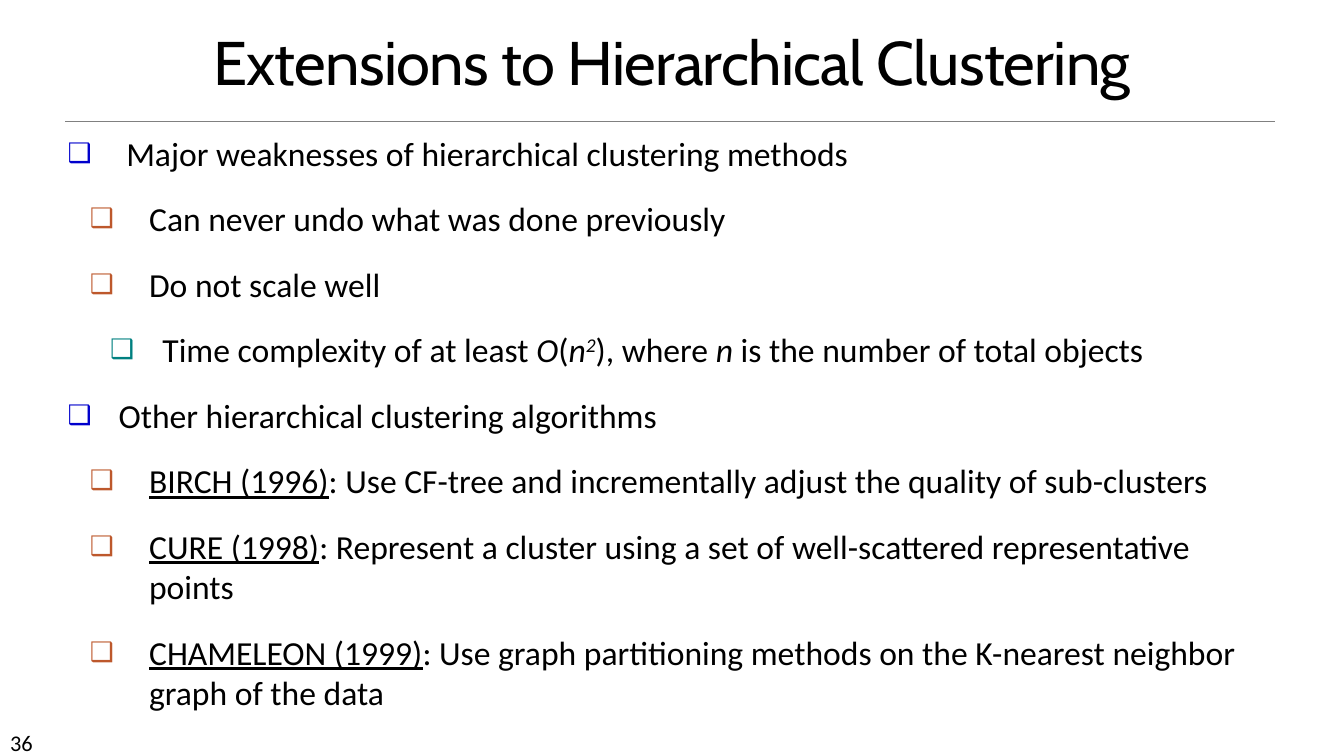
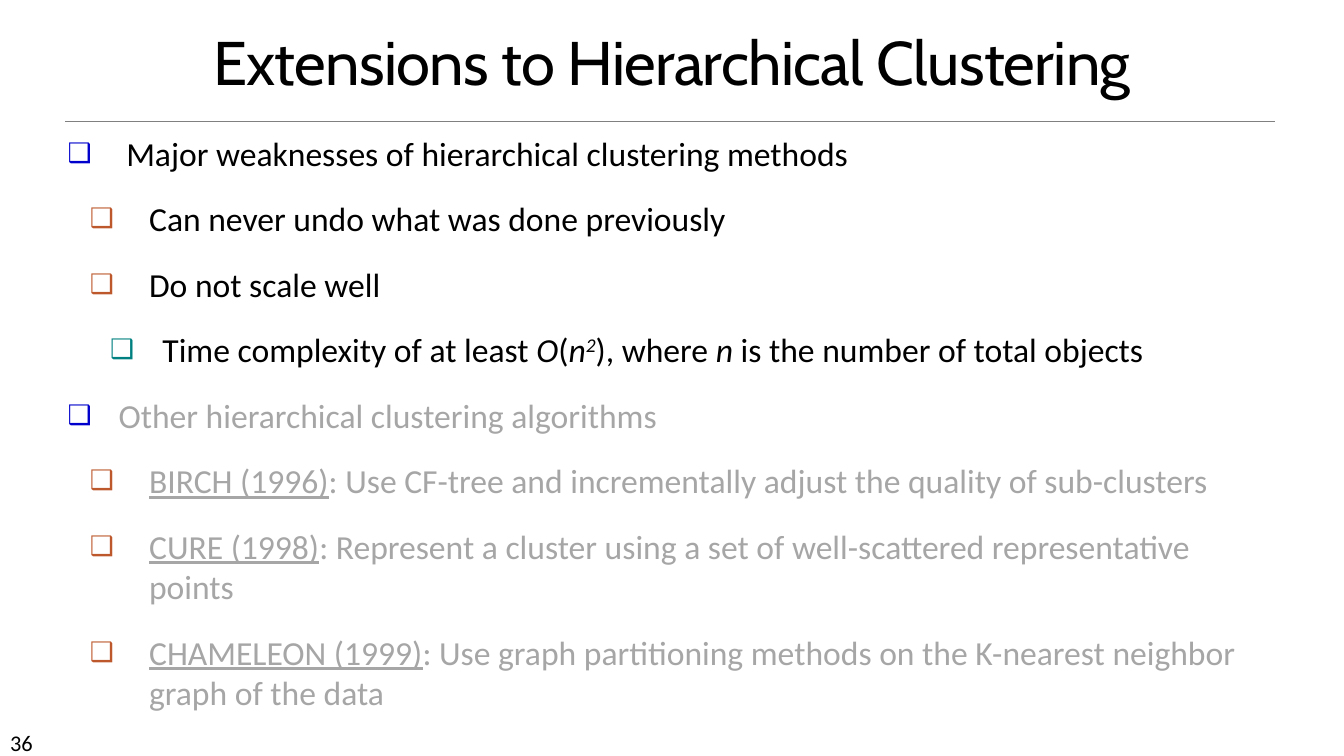
Before and after one commit to chriswjh/chriswjh.github.io, a slide deck: slide 36 of BDA_IFM/10ClusBasic.pptx. Drawn at 1344x756 pixels with LibreOffice and Linux fonts; fonts in the diff are those of the drawing. Boxes give left, top, right and bottom in pixels: in the first picture for what was removed or moved away, otherwise in the second. Text is boxed around its words. In the diff, an @@ line names an element or a change of style, - is before the commit and + after.

```diff
--- a/BDA_IFM/10ClusBasic.pptx
+++ b/BDA_IFM/10ClusBasic.pptx
@@ text at (x1=119, y1=405, x2=1235, y2=711): text colour #000000 to #A6A6A6 in "Other hierarchical clustering algorithms", "BIRCH (1996): Use CF-tree and incrementally adjust ...", "CURE (1998): Represent a cluster using a ...", "CHAMELEON (1999): Use graph partitioning methods on ..." @@
```
Also in this commit, not shown: 7 other slides changed.
